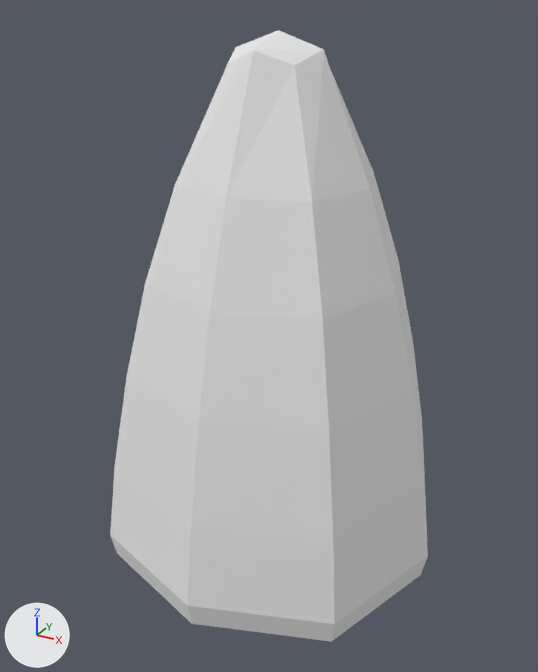
What one commit did to the OBJ model placeSpecificContent/mexico/pinata/03-21-19_12-51-00/assets/candy/candy corn.obj.
Both versions are drawn from a camera (50 mm lens) standing at (1.12, -2.09, 1.45) and looking at (-0.01, -0.04, 0.43). Arrows for +X, +Y and +Z are at lower left; the lights stay in place. Where no turn or scale is listed for an object, it has been applied to the vertices.

Objects in the first picture: 'candy corn'.
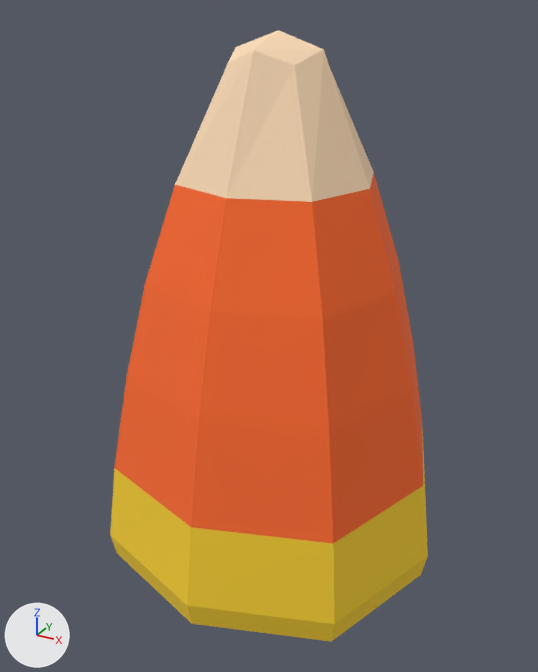
What the commit changed:
Material 'lambert4SG' (mat_lambert4sg) changes colour from white #e7e7e7 to yellow #f8d030; in linear values from (0.8, 0.8, 0.8) to (0.94, 0.63, 0.03).
Material 'lambert3SG' (mat_lambert3sg) changes colour from white #e7e7e7 to beige #fcdbb6; in linear values from (0.8, 0.8, 0.8) to (0.97, 0.71, 0.47).
Material 'lambert2SG' (mat_lambert2sg) changes colour from white #e7e7e7 to orange #ff6c30; in linear values from (0.8, 0.8, 0.8) to (1.0, 0.15, 0.03).

Boxes (x1, y1, x2, y2) around the edits, measured in the pictures (538 x 672 px):
'candy corn', recoloured: (110, 30, 428, 642) in both
